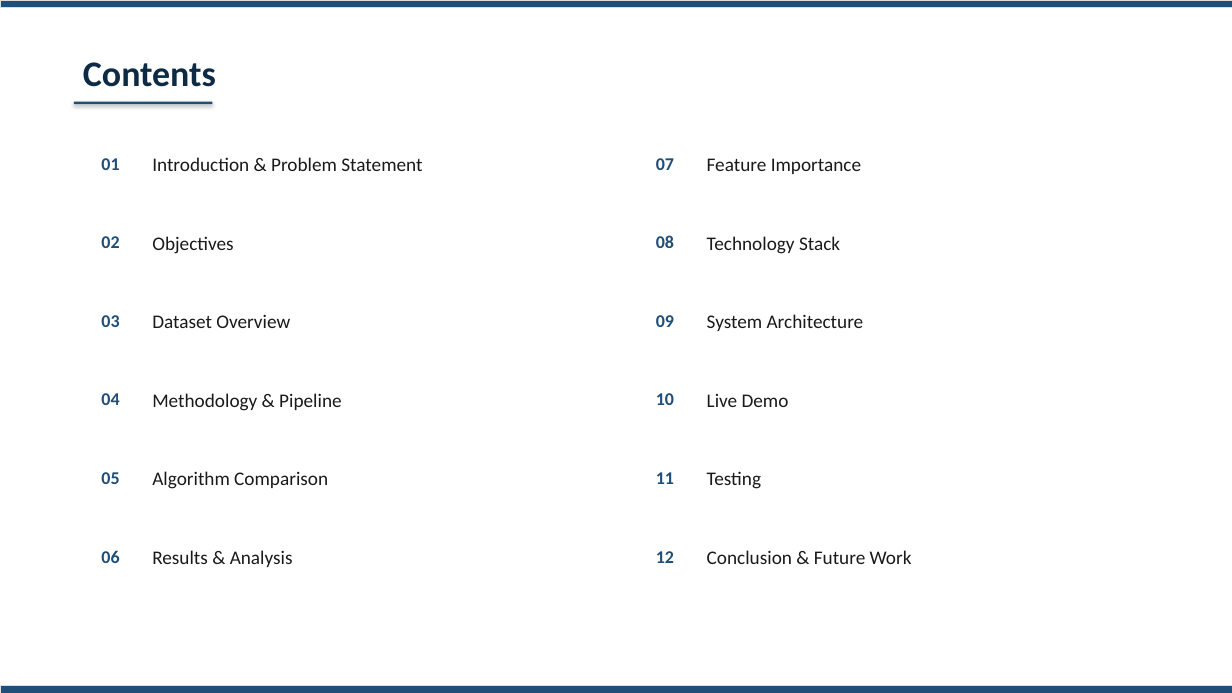
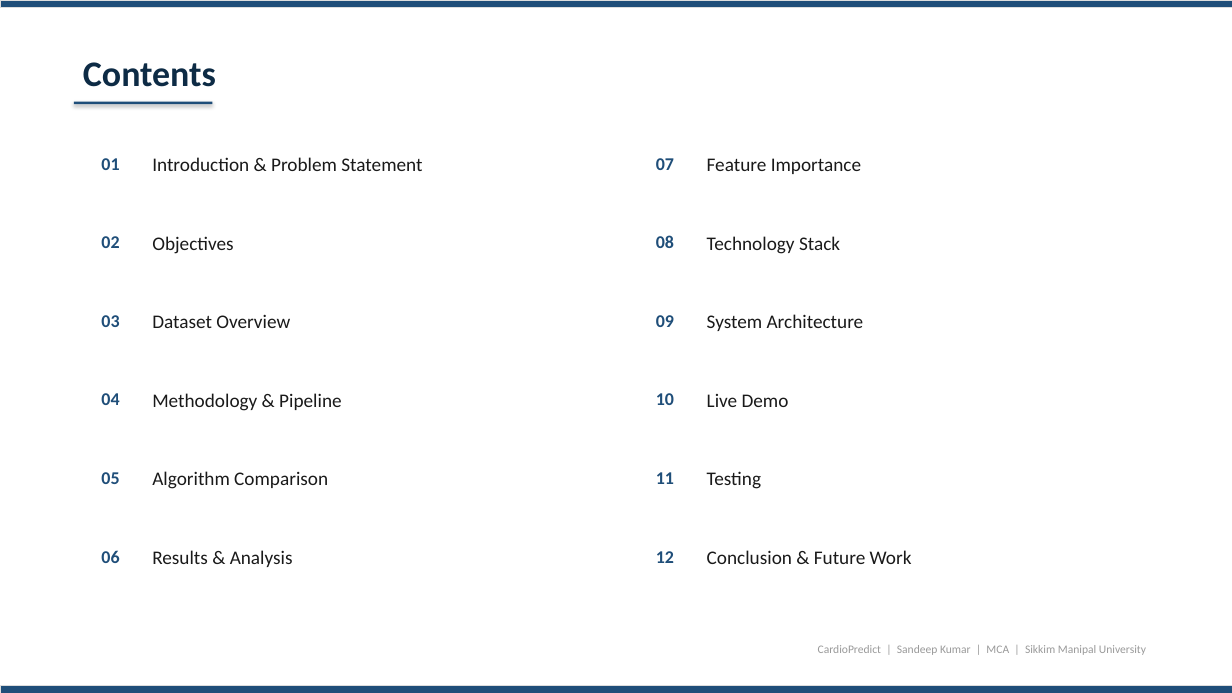
Before and after one commit to sandeeep-kr/HeartDiseaseProject, a slide deck: slide 2 of CardioPredict_Presentation.pptx. Drawn at 1232x693 pixels with LibreOffice and Linux fonts; fonts in the diff are those of the drawing. Boxes give left, top, right and bottom in pixels: in the first picture for what was removed or moved away, otherwise in the second. Text is boxed around its words. In the diff, an @@ line names an element or a change of style, - is before the commit and + after.

```diff
--- a/CardioPredict_Presentation.pptx
+++ b/CardioPredict_Presentation.pptx
@@ text added at [818, 645, 1146, 655], 9 pt, text #9A9A9A @@
+CardioPredict | Sandeep Kumar | MCA | Sikkim Manipal University
```
Also in this commit, not shown: 10 other slides changed, 1 other file.
